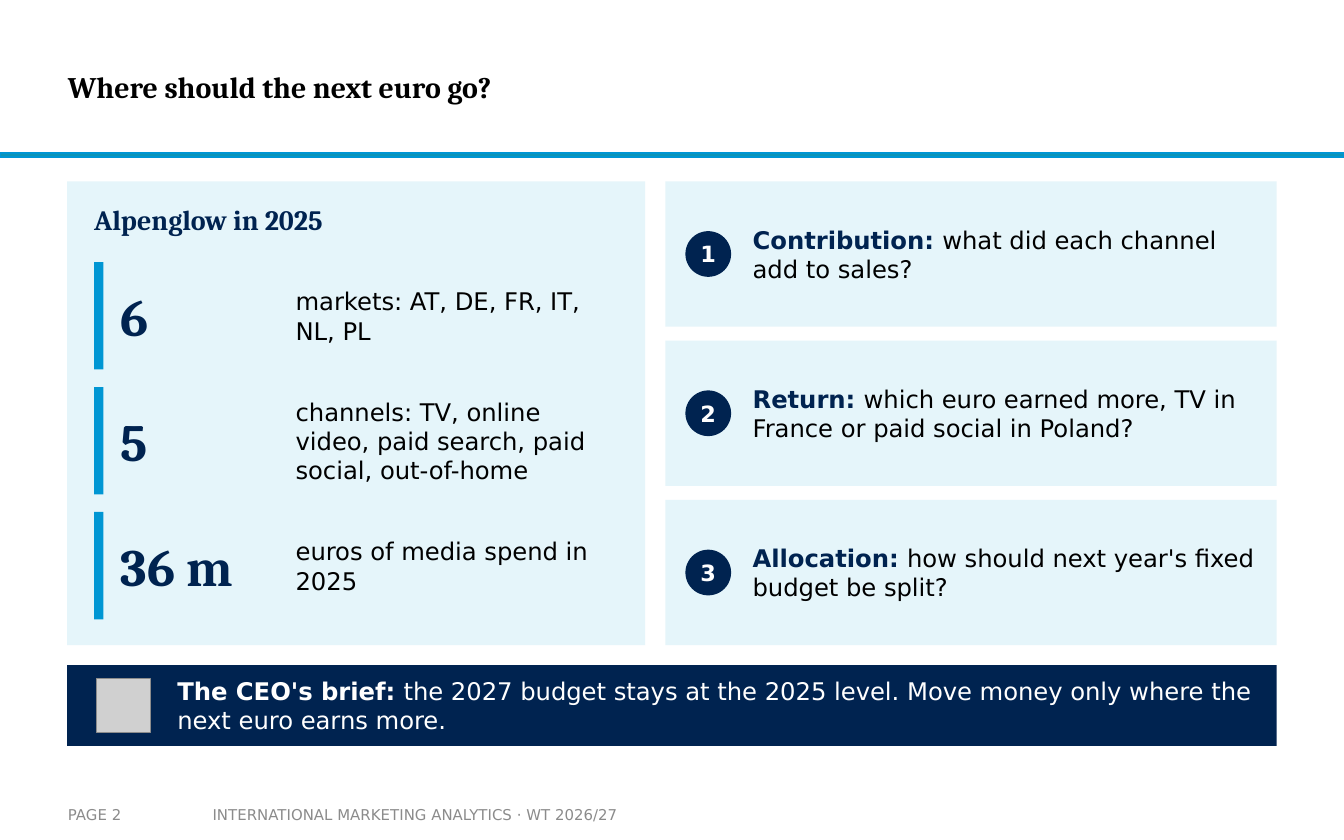
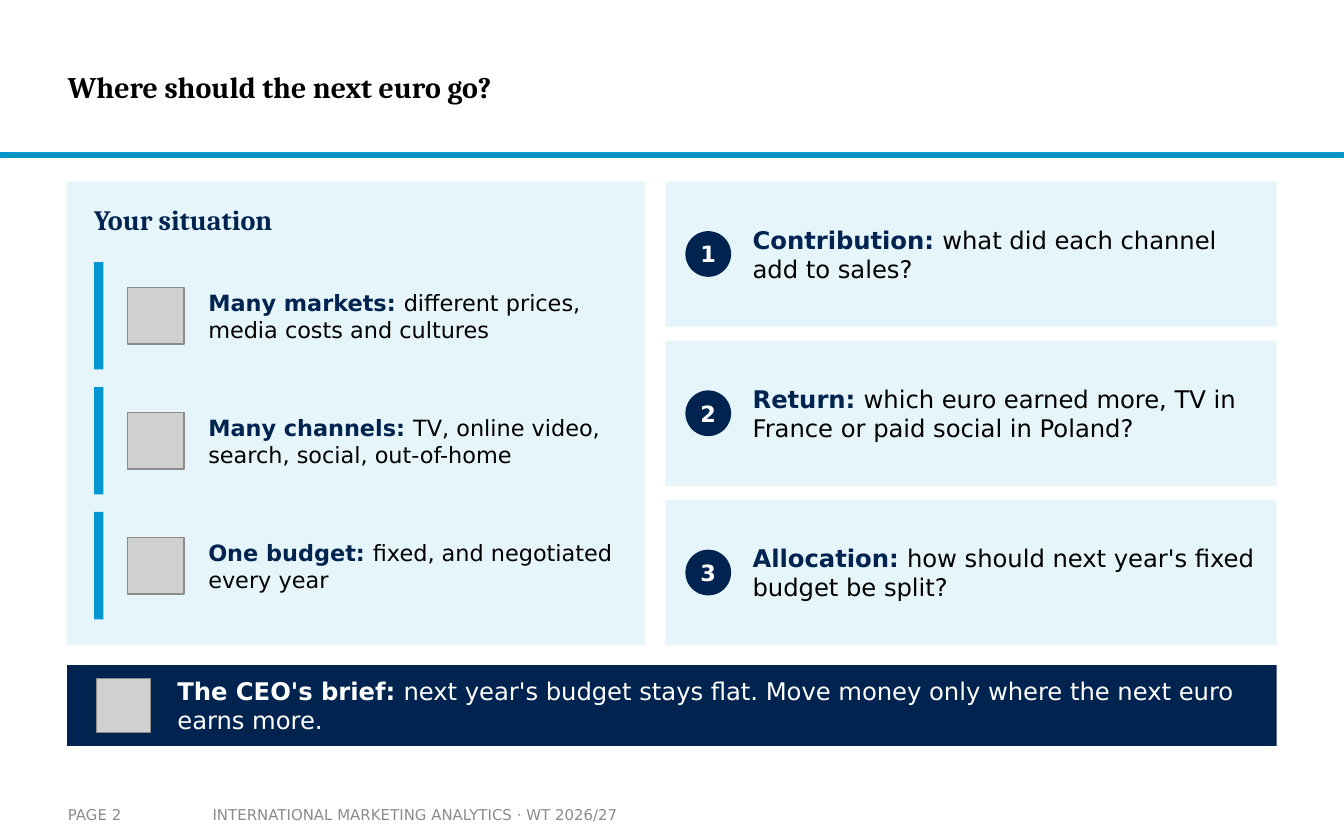
Before and after one commit to arnefloh-wu/International-Marketing-Analytics, a slide deck: slide 2 of slides/02a_intro-to-mmm_WT26-27.pptx. Drawn at 1344x840 pixels with LibreOffice and Linux fonts; fonts in the diff are those of the drawing; grey boxes stand for pictures; background and template pictures are left out. Boxes give left, top, right and bottom in pixels: in the first picture for what was removed or moved away, otherwise in the second. Text is boxed around its words. In the diff, an @@ line names an element or a change of style, - is before the commit and + after.

```diff
--- a/slides/02a_intro-to-mmm_WT26-27.pptx
+++ b/slides/02a_intro-to-mmm_WT26-27.pptx
@@ text at [94, 210, 273, 231]: text changed @@
-Alpenglow in 2025
+Your situation
@@ picture added at [128, 288, 184, 344] @@
@@ text at [208, 294, 580, 339]: text changed; size 13 to 12 pt @@
-markets: AT, DE, FR, IT, NL, PL
+Many markets: different prices, media costs and cultures
@@ text removed at [121, 300, 149, 337] @@
-6
@@ picture added at [128, 413, 184, 469] @@
@@ text at [208, 419, 600, 466]: text changed; size 13 to 12 pt @@
-channels: TV, online video, paid search, paid social, out-of-home
+Many channels: TV, online video, search, social, out-of-home
@@ text removed at [121, 426, 148, 462] @@
-5
@@ picture added at [128, 538, 184, 594] @@
@@ text removed at [121, 550, 234, 587] @@
-36 m
@@ text at [208, 544, 612, 593]: text changed; size 13 to 12 pt @@
-euros of media spend in 2025
+One budget: fixed, and negotiated every year
@@ text at [177, 681, 1234, 730]: text changed @@
-The CEO's brief: the 2027 budget stays at the 2025 level. Move money only where the next euro earns more.
+The CEO's brief: next year's budget stays flat. Move money only where the next euro earns more.
```
Also in this commit, not shown: 22 other slides changed, 1 slide removed, 3 other files.
